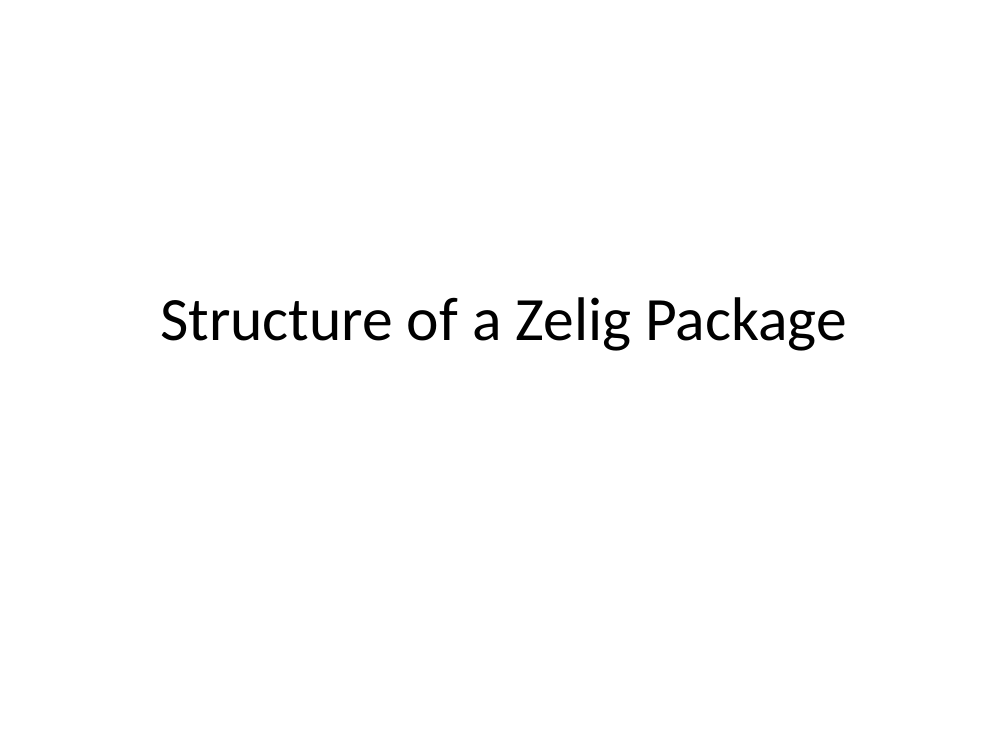
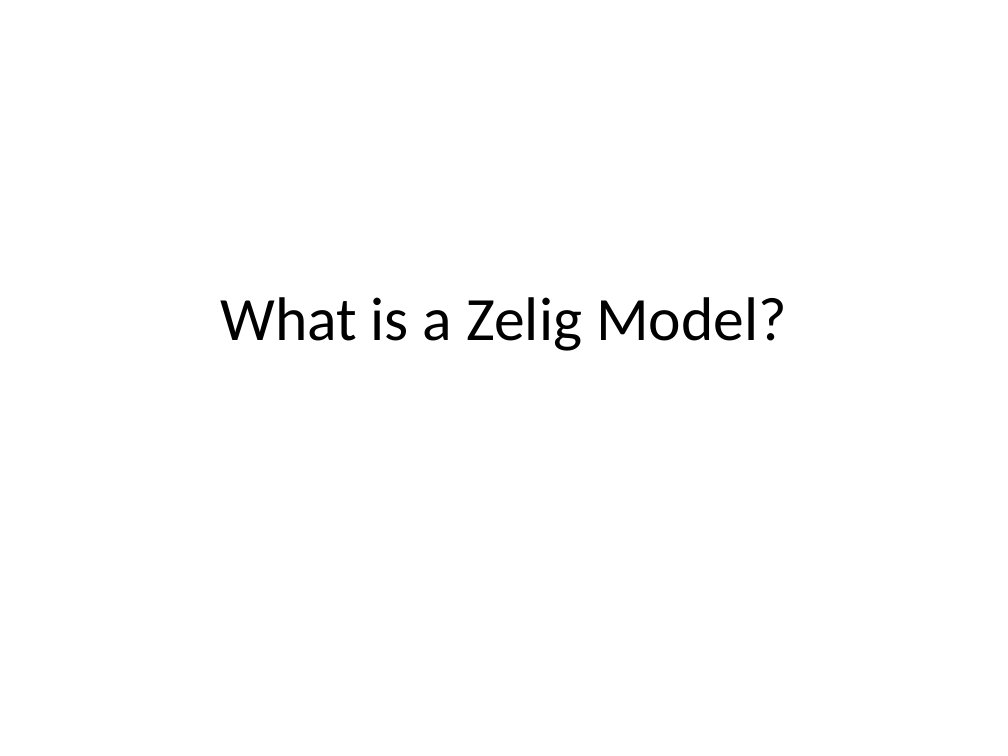
Before and after one commit to IQSS/Zelig4-Documentation, a slide deck: slide 12 of January-Class/Zelig_1_regressions.pptx. Drawn at 1008x756 pixels with LibreOffice and Linux fonts; fonts in the diff are those of the drawing. Boxes give left, top, right and bottom in pixels: in the first picture for what was removed or moved away, otherwise in the second. Text is boxed around its words. In the diff, an @@ line names an element or a change of style, - is before the commit and + after.

```diff
--- a/January-Class/Zelig_1_regressions.pptx
+++ b/January-Class/Zelig_1_regressions.pptx
@@ title at <box>220,297,787,351</box>: text changed @@
-Structure of a Zelig Package
+What is a Zelig Model?
```
Also in this commit, not shown: 13 other slides changed, 3 slides added, 1 slide removed, 2 other files.
